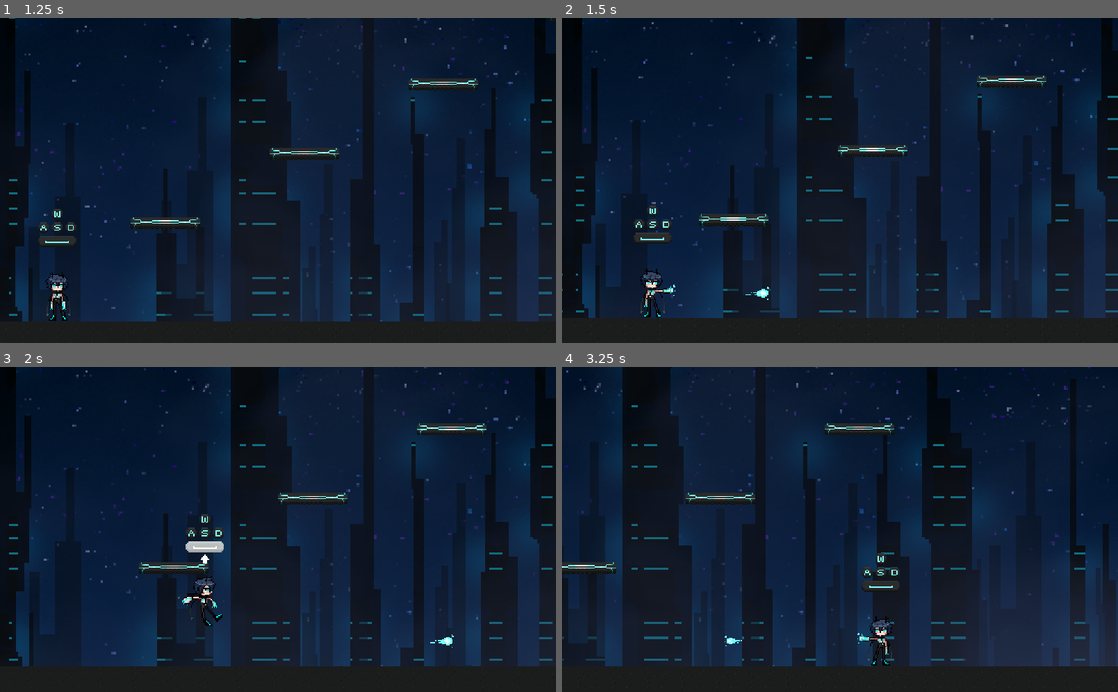
Above: before the commit, frames 1-4 (two rows, left to right).
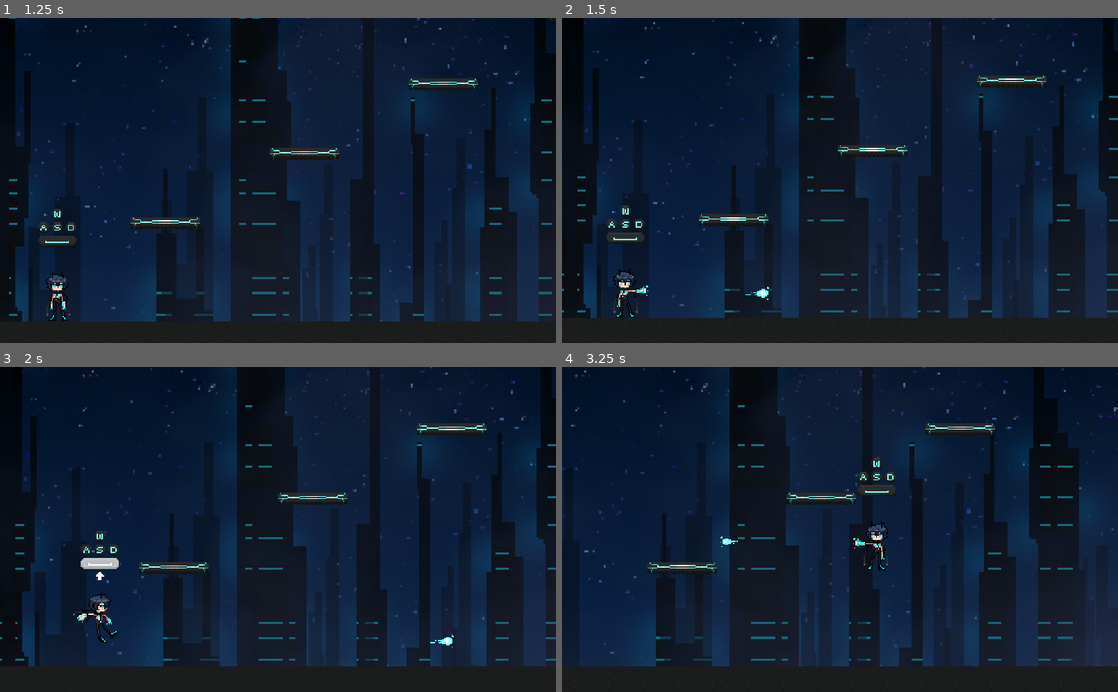
Above: after the commit, the same moments.

Repository: Team-1-Unix-Final-Project/RPi-Platformer
Game: Godot game, scene res://menus/MainMenu.tscn
Two runs of this game, one before a commit and one after it. Both use one fixed random seed, a clock stepped at 60 frames per second and the inputs below.
Inputs:
- Up to frame 1 (1.25 s): click "Play" at 0.5 s
- Up to frame 2 (1.5 s): tap Enter (shoot) at 1.25 s; hold D (right) from 1.28 s (still down); hold Enter (shoot) from 1.28 s (still down)
- Up to frame 3 (2 s): keep holding D (right); keep holding Enter (shoot); tap Space (jump) at 1.52, 1.82 s; tap Shift (sprint) at 1.55 s
- Up to frame 4 (3.25 s): release Enter (shoot) at 2.03 s; tap Shift (sprint) at 2.1 s; tap Space (jump) at 2.27, 2.3, 2.57 s; release D (right) at 2.78 s; hold A (left) from 2.78 s (still down); hold Space (jump) from 2.78 s (still down); tap Enter (shoot) at 3.05 s

Frame 1 is identical in both runs. In frame 2, 4.6% of the frame differs, in the area x 0-100%, y 0-93%; in frame 3, 13%; in frame 4, 35%.

Commit message:
made shooting less cancerous

Diff:
--- a/player/Player.gd
+++ b/player/Player.gd
@@ -17,10 +17,10 @@
 var current_jump_time = 0
 
 var state = "idle"
-var sts = {"idle":"idle","walk":"walking","sprint":"sprinting","jump":"jumping","fall":"falling","wall_jump":"walljumping","slide":"sliding","shoot":"shooting"}
+var sts = {"idle":"idle","walk":"walking","sprint":"sprinting","jump":"jumping","fall":"falling","shoot":"shooting"}
 var sprint = false
 var shot = false
-var shooting = false
+var can_walk = true
 
 #------------------------------ ON INSTANCE -----------------------------------#
 func _ready():
@@ -31,17 +31,20 @@
 #---------------------- FOR EVERY INGAME PROCESS CYCLE ------------------------#
 func _physics_process(_delta):
 	################################ WASD INPUT ################################
+
 	if Input.is_action_pressed("left"):
 		$AnimatedSprite.scale.x = -1
-		if state == sts.idle && state != sts.walk:
-			set_state(sts.walk)
-		dir.x -= 1
+		if can_walk:
+			if state == sts.idle && state != sts.walk:
+				set_state(sts.walk)
+			dir.x -= 1
 	if Input.is_action_pressed("right"):
 		$AnimatedSprite.scale.x = 1
-		if state == sts.idle && state != sts.walk:
-			set_state(sts.walk)
-		dir.x += 1
-	if !Input.is_action_pressed("left") && !Input.is_action_pressed("right") || Input.is_action_pressed("left") && Input.is_action_pressed("right"):
+		if can_walk:
+			if state == sts.idle && state != sts.walk:
+				set_state(sts.walk)
+			dir.x += 1
+	if !Input.is_action_pressed("left") && !Input.is_action_pressed("right") || Input.is_action_pressed("left") && Input.is_action_pressed("right") || not can_walk && is_on_floor():
 		dir.x = 0
 	if Input.is_action_pressed("down"):
 		#TODO: Sliding stuff
@@ -85,6 +88,16 @@
 			sprint = true
 		sprint_dir = 0
 
+	################################ SHOOTING ##################################
+	if Input.is_action_pressed("shoot"):
+		if shot == false:
+			can_walk = false
+			shoot()
+			shot = true
+			yield(get_tree().create_timer(FIRE_RATE),"timeout")
+			can_walk = true
+			shot = false
+
 	################################ FRICTION AND ACCEL ########################
 	if dir.x == 0:
 		vel.x = lerp(vel.x,0,FRICTION)
@@ -107,34 +120,23 @@
 		vel.y += dir.y * GRAV_ACCEL
 		vel.y = clamp(vel.y, -MAX_GRAV, MAX_GRAV)
 
-	################################ SHOOTING ##################################
-	if Input.is_action_pressed("shoot"):
-		if shot == false:
-			shoot()
-			shot = true
-			set_state(sts.shoot)
-			yield(get_tree().create_timer(FIRE_RATE),"timeout")
-			shot = false
 	################################ MOVE AND SLIDE ############################
 	vel = move_and_slide(vel,Vector2.UP)
 
 	################################ STATE CHECKS ##############################
-	if not shot:
-		#Change to idle if on floor and not moving
-		if round(dir.x) == 0 && is_on_floor():
-			sprint = false
-			if state != sts.idle:
-				set_state(sts.idle)
-		#Change to walking if on floor and moving
-		elif round(dir.x) != 0 && is_on_floor():
-			if state != sts.walk && state != sts.sprint:
-				set_state(sts.walk)
-		#Change to falling if not on floor
-		elif !is_on_floor() && state != sts.jump:
-			if state != sts.fall:
-				set_state(sts.fall)
-	else:
-		set_state(sts.shoot)
+	#Change to idle if on floor and not moving
+	if round(dir.x) == 0 && is_on_floor():
+		sprint = false
+		if state != sts.idle:
+			set_state(sts.idle)
+	#Change to walking if on floor and moving
+	elif round(dir.x) != 0 && is_on_floor():
+		if state != sts.walk && state != sts.sprint:
+			set_state(sts.walk)
+	#Change to falling if not on floor
+	elif !is_on_floor() && state != sts.jump:
+		if state != sts.fall:
+			set_state(sts.fall)
 
 	################################ ANIMATIONS ################################
 	play_animation()
@@ -155,20 +157,21 @@
 	get_tree().get_root().add_child(instance)
 
 func play_animation():
-	if state == sts.walk:
-		$AnimatedSprite.play("run")
-	elif state == sts.sprint:
-		$AnimatedSprite.play("run")
-	elif state == sts.jump:
-		$AnimatedSprite.play("jump")
-	elif state == sts.fall:
-		$AnimatedSprite.play("fall")
-	elif state == sts.idle:
-		$AnimatedSprite.play("default")
-	elif state == sts.shoot:
+	if shot:
 		$AnimatedSprite.play("shoot")
 	else:
-		$AnimatedSprite.play("default")
+		if state == sts.walk:
+			$AnimatedSprite.play("run")
+		elif state == sts.sprint:
+			$AnimatedSprite.play("run")
+		elif state == sts.jump:
+			$AnimatedSprite.play("jump")
+		elif state == sts.fall:
+			$AnimatedSprite.play("fall")
+		elif state == sts.idle:
+			$AnimatedSprite.play("default")
+		else:
+			$AnimatedSprite.play("default")
 
 #---------------------------- SIGNAL CONNECTIONS ------------------------------#
 func sprint_timer():
--- a/projectiles/Projectile.gd
+++ b/projectiles/Projectile.gd
@@ -4,13 +4,14 @@
 var speed setget set_speed, get_speed
 var default_speed = 450
 var current_speed = default_speed
+var vel = Vector2.ZERO
 
 ####################### FOR EVERY INGAME PROCESS CYCLE #########################
-func _physics_process(delta):
+func _physics_process(_delta):
 	#------------------------------- MOVE AND SLIDE ---------------------------#
 	if scale.x < 0:
 		current_speed *= -1
-	move_and_slide(Vector2(current_speed * speed,0),Vector2.UP)
+	vel = move_and_slide(Vector2(current_speed * speed,0),Vector2.UP)
 	#--------------------------- DESTROY ON COLLIDE ---------------------------#
 	if get_slide_count():
 		for count in get_slide_count():
Not shown, changed: export_presets.cfg
